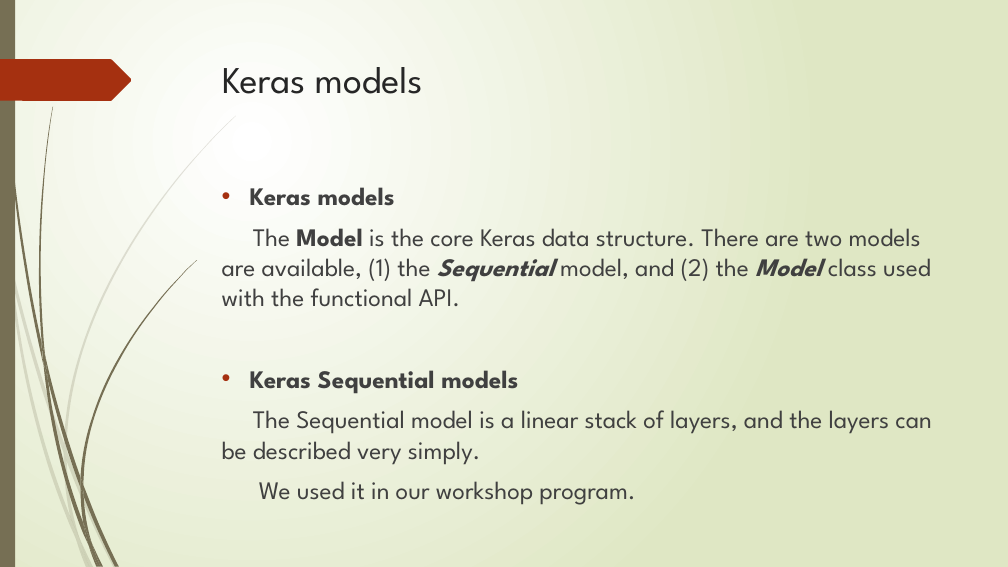
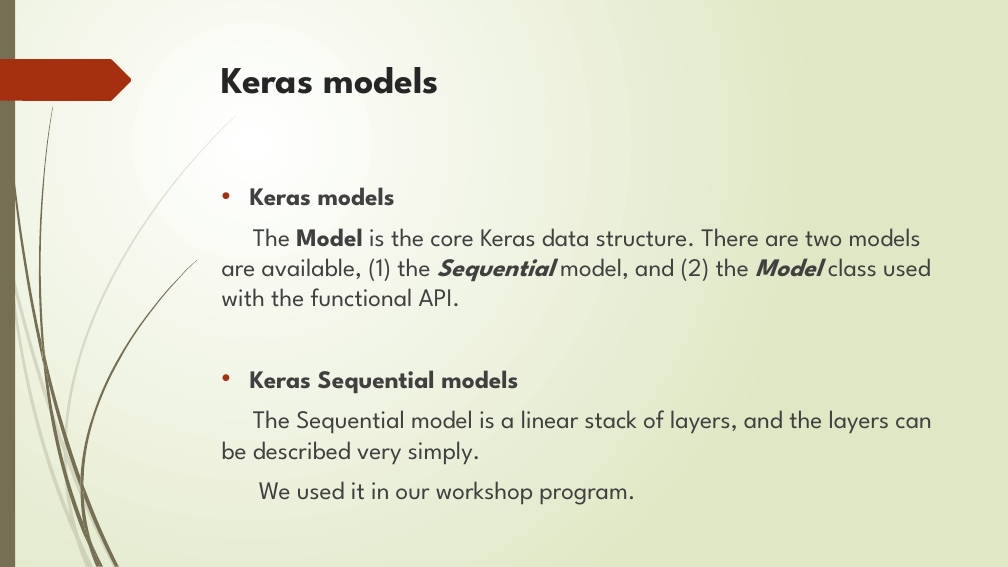
Before and after one commit to angui100/ML_TensorFlow_Workshop, a slide deck: slide 4 of ML_Workshop.pptx (slide 8 before the commit). Drawn at 1008x567 pixels with LibreOffice and Linux fonts; fonts in the diff are those of the drawing. Boxes give left, top, right and bottom in pixels: in the first picture for what was removed or moved away, otherwise in the second. Text is boxed around its words. In the diff, an @@ line names an element or a change of style, - is before the commit and + after.

```diff
--- a/ML_Workshop.pptx
+++ b/ML_Workshop.pptx
@@ title "Keras models" at box(222, 67, 439, 94): bold on @@
```
Also in this commit, not shown: 3 other slides changed, 8 slides added, 1 slide removed, 4 other files.
